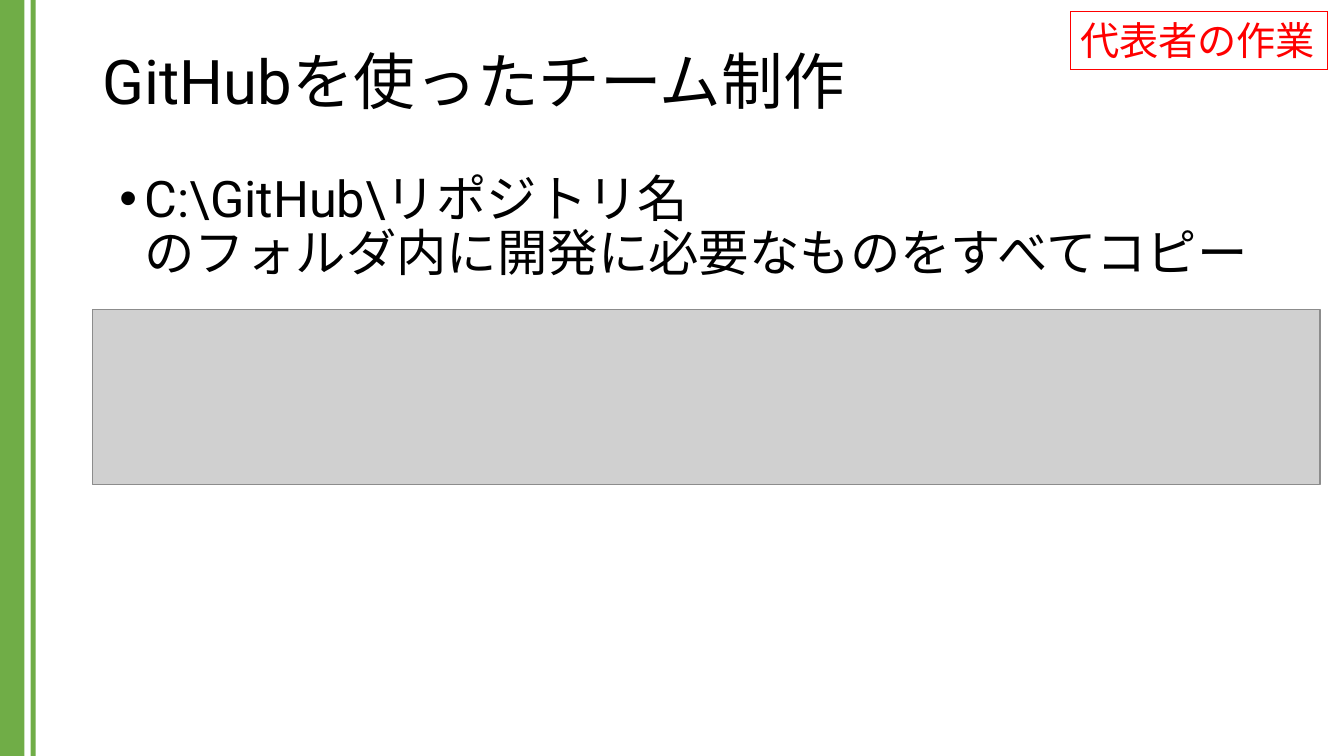
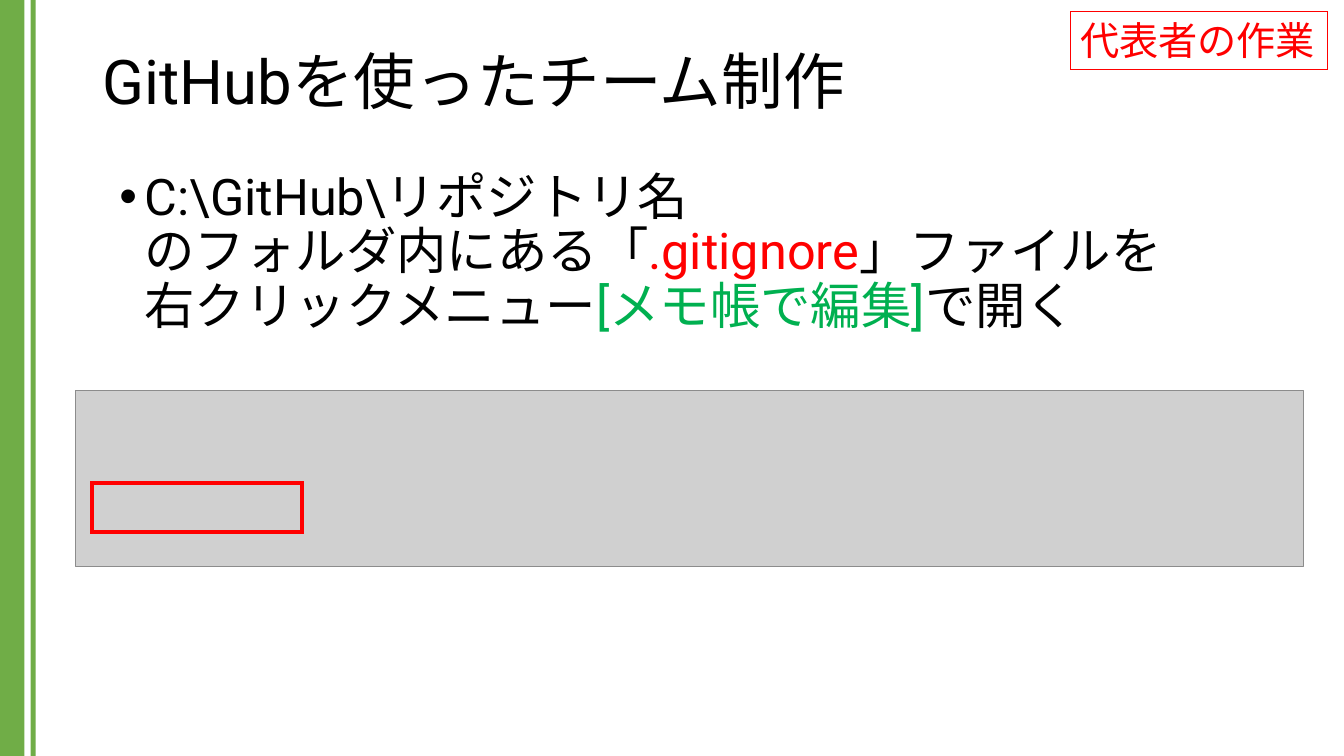
Before and after one commit to kic-murata/cpp2024, a slide deck: slide 8 of 授業資料/GitHubを用いたチーム制作.pptx. Drawn at 1344x756 pixels with LibreOffice and Linux fonts; fonts in the diff are those of the drawing; grey boxes stand for pictures. Boxes give left, top, right and bottom in pixels: in the first picture for what was removed or moved away, otherwise in the second. Text is boxed around its words. In the diff, an @@ line names an element or a change of style, - is before the commit and + after.

```diff
--- a/授業資料/GitHubを用いたチーム制作.pptx
+++ b/授業資料/GitHubを用いたチーム制作.pptx
@@ text at bbox=[144, 172, 1161, 332]: text changed @@
-• C:\GitHub\リポジトリ名
-  のフォルダ内に開発に必要なものをすべてコピー
+• C:\GitHub\リポジトリ名
+  のフォルダ内にある「.gitignore」ファイルを
+  右クリックメニュー[メモ帳で編集]で開く
@@ picture: place and size @@
-picture at bbox=[93, 310, 1321, 485]
+picture at bbox=[76, 391, 1304, 567]
@@ rectangle added at bbox=[93, 483, 302, 532], outline #FF0000 3 pt @@
```
Also in this commit, not shown: 8 other slides changed, 7 slides added, 1 other file.
